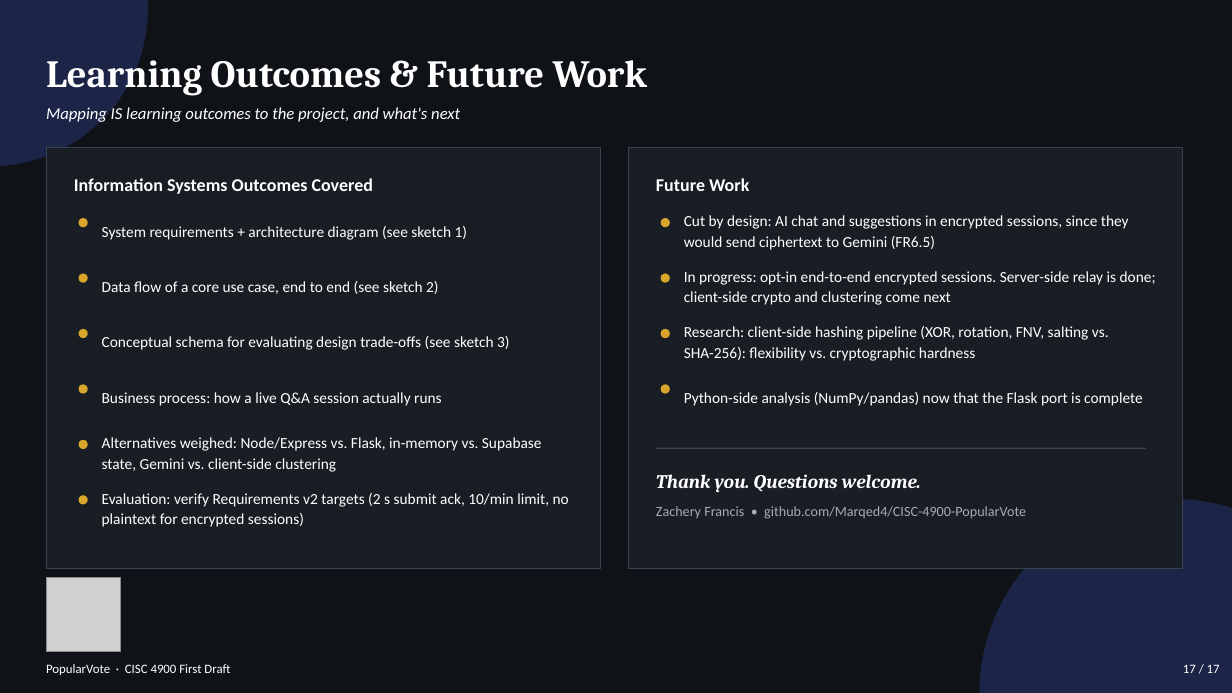
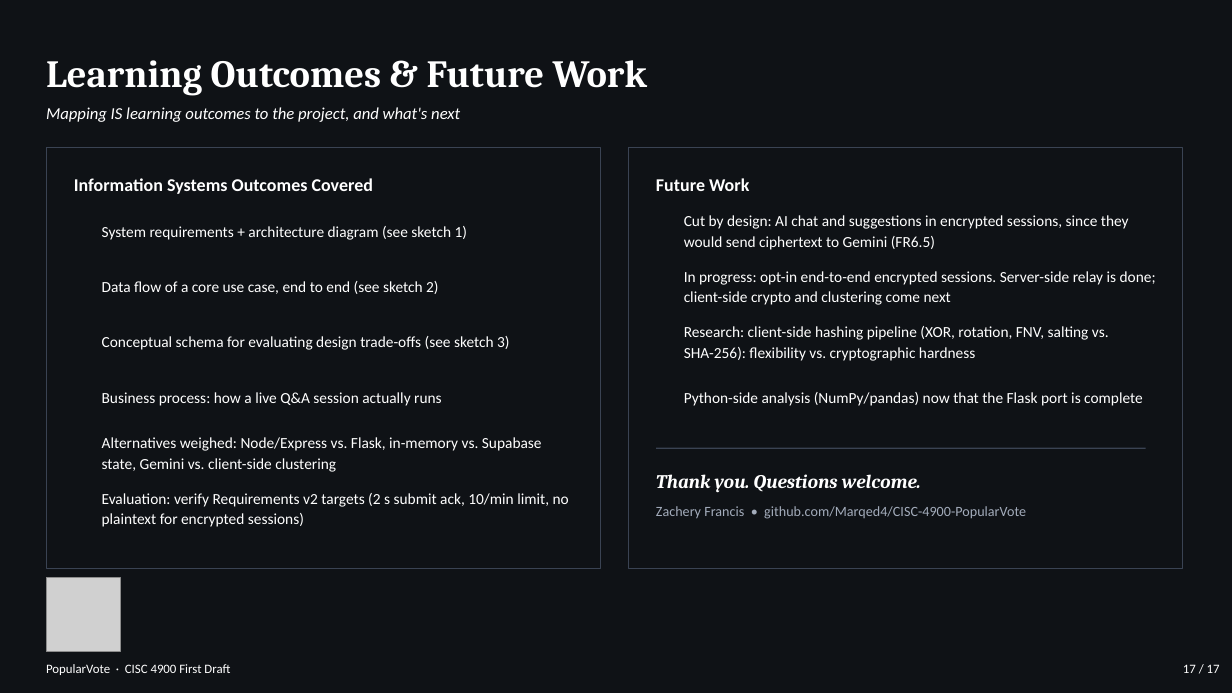
Before and after one commit to Marqed4/Marqed4.github.io, a slide deck: slide 17 of public/documents/CISC-4900_PopularVote_Thirteenth_Draft_Dark.pptx. Drawn at 1232x693 pixels with LibreOffice and Linux fonts; fonts in the diff are those of the drawing; grey boxes stand for pictures. Boxes give left, top, right and bottom in pixels: in the first picture for what was removed or moved away, otherwise in the second. Text is boxed around its words. In the diff, an @@ line names an element or a change of style, - is before the commit and + after.

```diff
--- a/public/documents/CISC-4900_PopularVote_Thirteenth_Draft_Dark.pptx
+++ b/public/documents/CISC-4900_PopularVote_Thirteenth_Draft_Dark.pptx
@@ ellipse removed at box(0, 0, 148, 166) @@
@@ rectangle at box(46, 148, 601, 568): fill #191D24 to none @@
@@ rectangle at box(628, 148, 1183, 568): fill #191D24 to none @@
@@ ellipse removed at box(79, 218, 88, 227) @@
@@ ellipse removed at box(661, 218, 670, 227) @@
@@ ellipse removed at box(79, 274, 88, 283) @@
@@ ellipse removed at box(661, 274, 670, 283) @@
@@ ellipse removed at box(79, 329, 88, 338) @@
@@ ellipse removed at box(661, 329, 670, 338) @@
@@ ellipse removed at box(79, 384, 88, 394) @@
@@ ellipse removed at box(661, 384, 670, 394) @@
@@ ellipse removed at box(79, 440, 88, 449) @@
@@ ellipse removed at box(79, 495, 88, 505) @@
@@ ellipse removed at box(980, 499, 1232, 693) @@
```
Also in this commit, not shown: 13 other slides changed, 10 other files.
